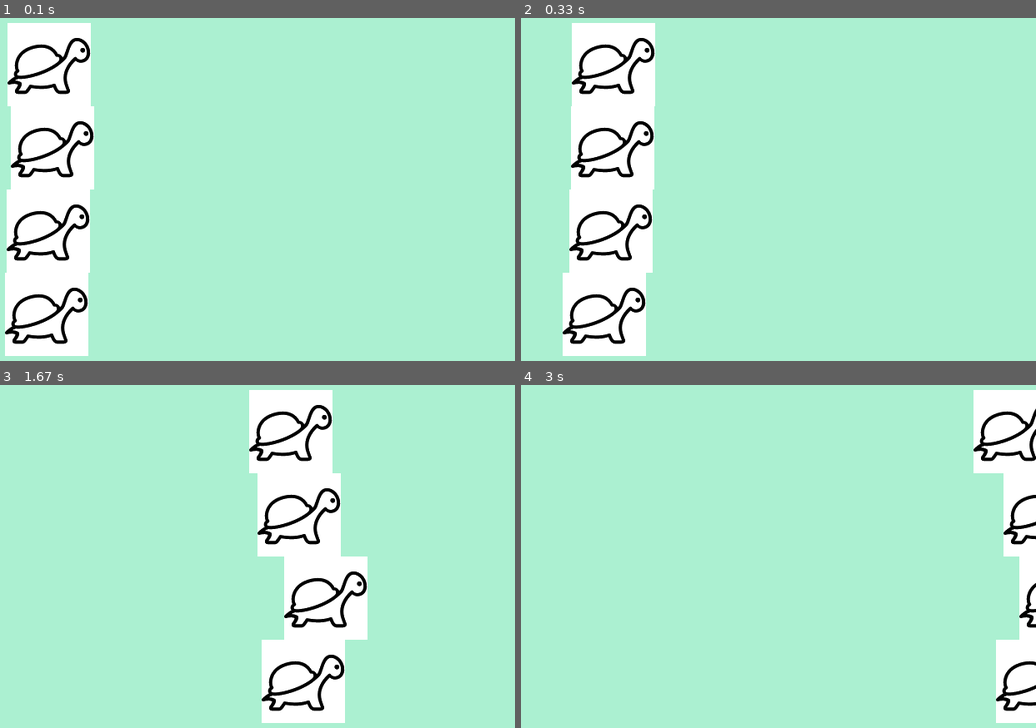
Above: before the commit, frames 1-4 (two rows, left to right).
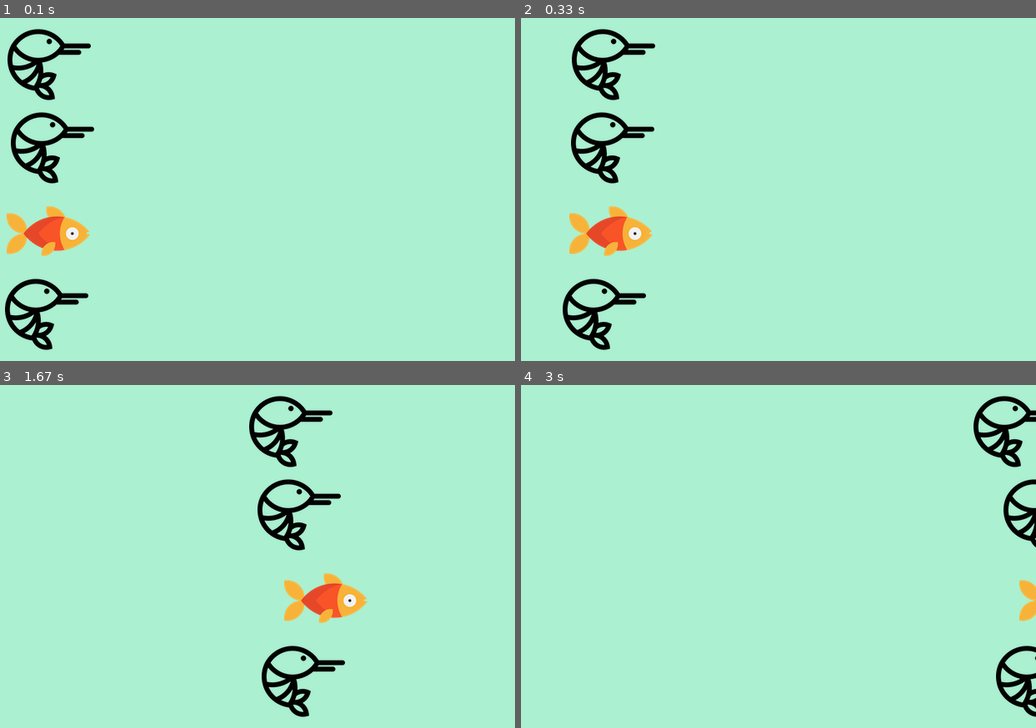
Above: after the commit, the same moments.

Repository: ioperez9/carreraPyGame
Game: pygame game, started from main.py
Two runs of this game, one before a commit and one after it. Both use one fixed random seed, a clock stepped at 60 frames per second and the inputs below.
Inputs:
- Up to frame 1 (0.1 s): no input
- Up to frame 2 (0.33 s): no input
- Up to frame 3 (1.67 s): no input
- Up to frame 4 (3 s): no input

The runs differ from the first frame. In frame 1, 15% of the frame differs, in the area x 0-19%, y 1-99%; in frame 2, 15%; in frame 3, 15%; in frame 4, 6.9%.

Commit message:
Ponemos random para disfraz por corredor

Diff:
--- a/main.py
+++ b/main.py
@@ -6,11 +6,12 @@
 class Runner():
     __customes = ("turtle", "fish", "prawn", "moray", "octopus")
 
-    def __init__(self, x=0, y=0, custome= "turtle"):
+    def __init__(self, x=0, y=0):
+        ixCustome = random.randint(0, 4)
 
-        self.custome = pygame.image.load("images/{}.png".format(custome))
+        self.custome = pygame.image.load("images/{}.png".format(self.__customes[ixCustome]))
         self.position = [x, y]
-        self.name = custome
+        self.name = " "
 
     def avanzar(self):
         self.position[0] += random.randint(1, 6)
